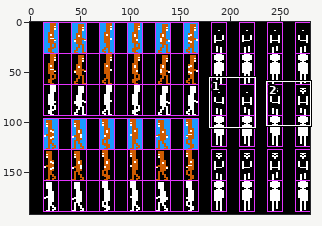
A sprite sheet gets an edit: games/peasant/sprites_peasant/mud_sprites.png. Above, an overview of the earlier version with the close-up marked.
Close-up. First the earlier version:
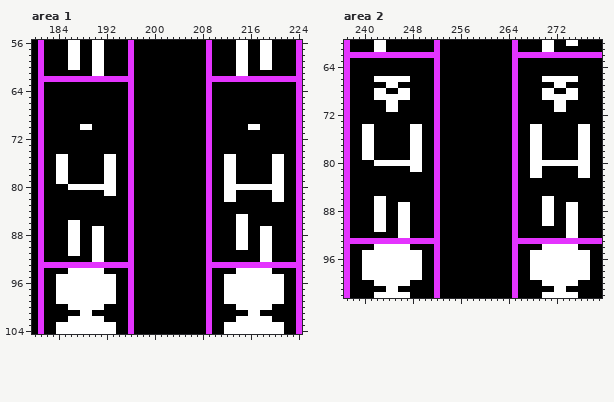
The file is 280x192 pixels. Shown: area 1: x 180..224, y 56..104; area 2: x 237..279, y 60..102. The commit also changed other parts of the picture, which this record leaves out.
Now the later version:
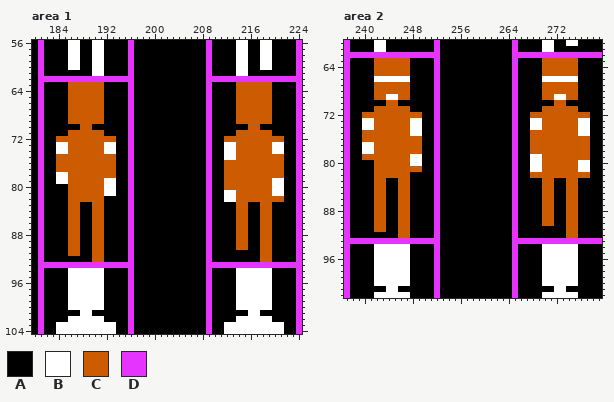
Palette (. is transparent): A #000000  B #ffffff  C #cd5b01  D #e434fe
The exact change:
Area 1:
Colour A replaces colour B in rows 95 to 99 at x 184 to 185, 192 to 193, 212 to 213 and 220 to 221.
Colour B replaces colour A in rows 73 to 74 at x 184 to 185, 192 to 193, 212 to 213 and 220 to 221.
Colour C replaces colour A in rows 63 to 69 at x 186 to 191 and 214 to 219; in row 71 at x 186 to 191 and 214 to 219; in row 72 at x 184 to 193 and 212 to 221; in rows 73 to 79 at x 186 to 191 and 214 to 219; in rows 81 to 82 at x 186 to 191 and 214 to 219; in rows 83 to 84 at x 186 to 187, 190 to 191, 214 to 215 and 218 to 219.
Colour C replaces colour A in row 85 at x 186 to 187, 190 to 191 and 218 to 219; in row 86 at x 190 to 191 and 218 to 219.
Colour C replaces colour B in row 70 at x 188 to 189 and 216 to 217; in row 75 at x 184 to 185, 192 to 193 and 220 to 221; in rows 76 to 77 at x 184 to 185, 192 to 193, 212 to 213 and 220 to 221; in row 78 at x 192 to 193, 212 to 213 and 220 to 221; in row 79 at x 212 to 213; in row 80 at x 186 to 191 and 212 to 219.
Colour C replaces colour B in row 82 at x 220 to 221; in row 85 at x 214 to 215; in row 86 at x 186 to 187 and 214 to 215; in rows 87 to 90 at x 186 to 187, 190 to 191, 214 to 215 and 218 to 219; in row 91 at x 186 to 187, 190 to 191 and 218 to 219; in row 92 at x 190 to 191 and 218 to 219.
Area 2:
Colour A replaces colour B in rows 95 to 99 at x 240 to 241, 248 to 249, 268 to 269 and 276 to 277.
Colour B replaces colour A in row 73 at x 240 to 241, 248 to 249, 268 to 269 and 276 to 277.
Colour C replaces colour A in rows 63 to 65 at x 242 to 247 and 270 to 275; in row 67 at x 242 to 243, 246 to 247, 270 to 271 and 274 to 275; in row 68 at x 244 to 245 and 272 to 273; in row 71 at x 242 to 243, 246 to 247, 270 to 271 and 274 to 275; in row 72 at x 240 to 249 and 268 to 277; in rows 73 to 79 at x 242 to 247 and 270 to 275.
Colour C replaces colour A in rows 81 to 82 at x 242 to 247 and 270 to 275; in rows 83 to 85 at x 242 to 243, 246 to 247, 270 to 271 and 274 to 275; in row 86 at x 246 to 247 and 274 to 275.
Colour C replaces colour B in row 67 at x 244 to 245 and 272 to 273; in rows 68 to 69 at x 242 to 243, 246 to 247, 270 to 271 and 274 to 275; in rows 70 to 71 at x 244 to 245 and 272 to 273; in row 75 at x 240 to 241 and 268 to 269; in row 76 at x 240 to 241, 248 to 249, 268 to 269 and 276 to 277; in rows 77 to 78 at x 248 to 249, 268 to 269 and 276 to 277.
Colour C replaces colour B in row 79 at x 240 to 241 and 276 to 277; in row 80 at x 242 to 247 and 270 to 275; in row 81 at x 248 to 249; in row 82 at x 268 to 269 and 276 to 277; in row 86 at x 242 to 243 and 270 to 271; in rows 87 to 90 at x 242 to 243, 246 to 247, 270 to 271 and 274 to 275.
Colour C replaces colour B in row 91 at x 242 to 243, 246 to 247 and 274 to 275; in row 92 at x 246 to 247 and 274 to 275.
Boxes around the changes in both close-ups, in picture pixels (x1, y1, x2, y2):
changed: (56, 82, 116, 304)
changed: (224, 82, 284, 304)
changed: (362, 58, 422, 280)
changed: (530, 58, 590, 280)
